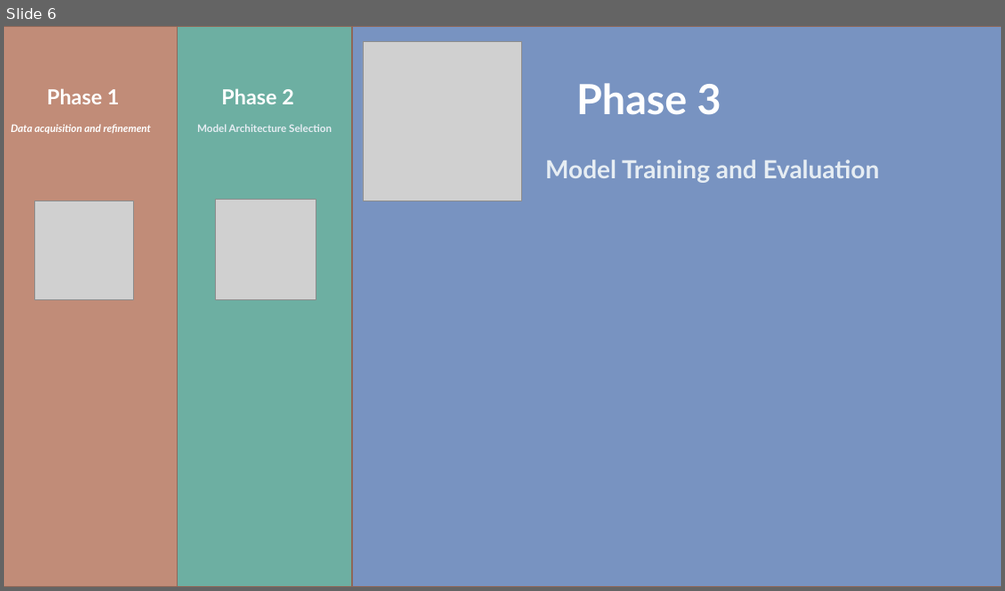
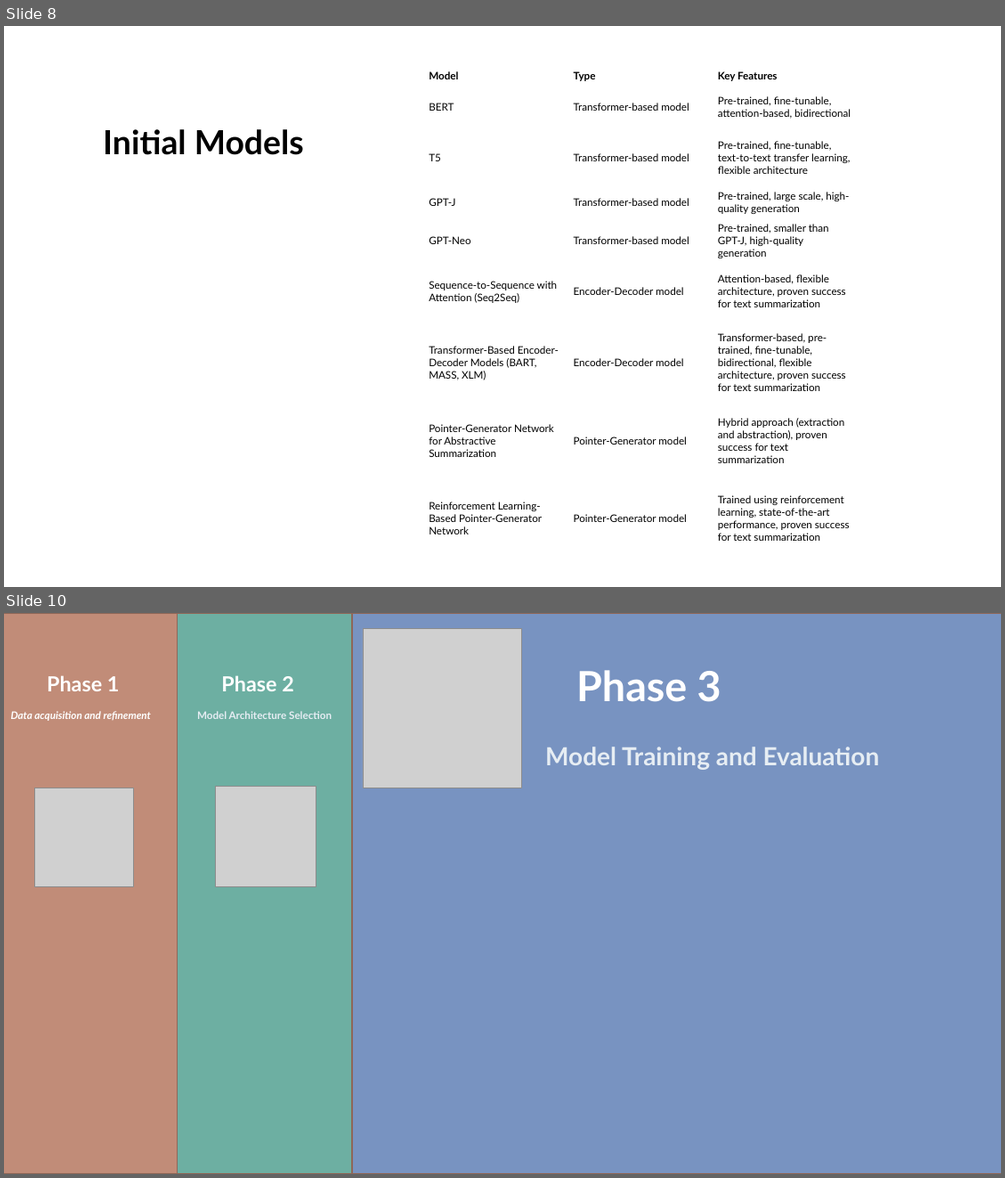
Before and after one commit to heyodai/cs5530-project, a slide deck: Presentation.pptx. Shown one above the other, each under a label of ours: slide 6 before the commit, slides 8 and 10 after it; the slides between them are not shown. The pictures are 1005x591 and 1005x1178 pixels, drawn with LibreOffice and Linux fonts; fonts in the diff are those of the drawing; grey boxes stand for pictures. Boxes give left, top, right and bottom in pixels: in the first picture for what was removed or moved away, otherwise in the second. Text is boxed around its words. In the diff, an @@ line names an element or a change of style, - is before the commit and + after.

```diff
--- a/Presentation.pptx
+++ b/Presentation.pptx
@@ slide 8 added at box(4, 26, 1001, 587), background #FFFFFF @@
@@ table added at box(424, 67, 858, 561), 9 rows, 3 columns @@
+Model | Type | Key Features
+BERT | Transformer-based model | Pre-trained, fine-tunable, attention-based, bidirectional
+T5 | Transformer-based model | Pre-trained, fine-tunable, text-to-text transfer learning, flexible architecture
+GPT-J | Transformer-based model | Pre-trained, large scale, high-quality generation
+GPT-Neo | Transformer-based model | Pre-trained, smaller than GPT-J, high-quality generation
+Sequence-to-Sequence with Attention (Seq2Seq) | Encoder-Decoder model | Attention-based, flexible architecture, proven success for text summarization
+Transformer-Based Encoder-Decoder Models (BART, MASS, XLM) | Encoder-Decoder model | Transformer-based, pre-trained, fine-tunable, bidirectional, flexible architecture, proven success for text summarization
+Pointer-Generator Network for Abstractive Summarization | Pointer-Generator model | Hybrid approach (extraction and abstraction), proven success for text summarization
+Reinforcement Learning-Based Pointer-Generator Network | Pointer-Generator model | Trained using reinforcement learning, state-of-the-art performance, proven success for text summarization
@@ title added at box(103, 129, 304, 155), 32 pt, text #000000, bold @@
+Initial Models
@@ what was slide 6 is now slide 10 @@
```
Also in this commit, not shown: 2 slides changed, 7 other slides added, 1 slide removed.
